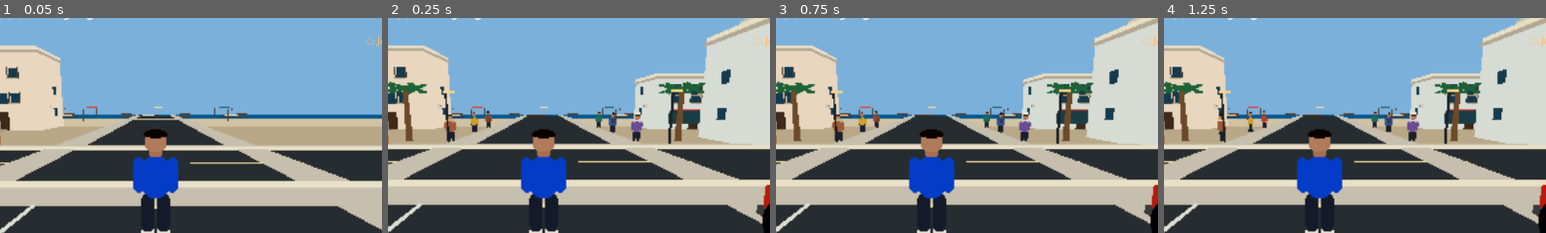
Above: before the commit, frames 1-4 (left to right).
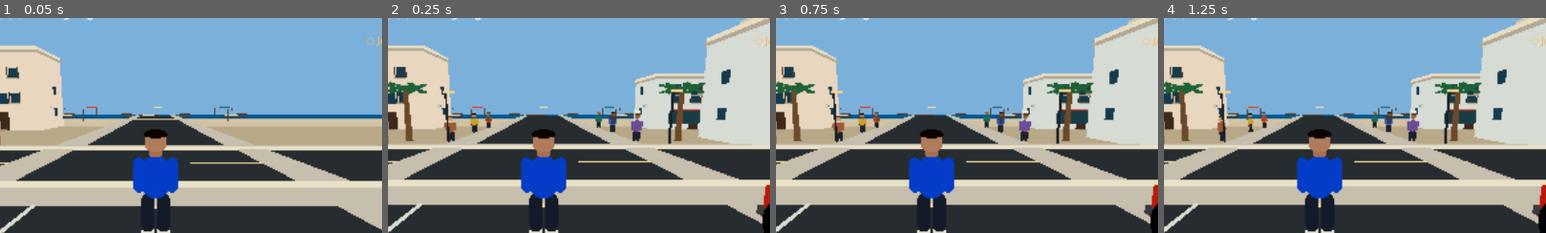
Above: after the commit, the same moments.

Repository: stevennpllk-crypto/REAL-LIFE-MAHDIA
Game: Godot game, scene res://scenes/Main.tscn
Two runs of this game, one before a commit and one after it. Both use one fixed random seed, a clock stepped at 60 frames per second and the inputs below.
Inputs (mouse positions are % of the whole screen's width and height, from its top left):
- Up to frame 1 (0.05 s): no input
- Up to frame 2 (0.25 s): no input
- Up to frame 3 (0.75 s): click (48, 94) at 0.52 s; type "12" at 0.6 s
- Up to frame 4 (1.25 s): no input
The pictures show only the part of the screen within x 30-80%, y 13-63%; the shares and areas given below are measured in that part.

Frame 1 is identical in both runs. In frame 2, 0.3% of the frame differs, in the area x 15-67%, y 42-57%; in frame 3, 0.2%; in frame 4, 0.3%.

Commit message:
Add varied resident appearances and natural social gaze

Diff:
--- a/scripts/npc.gd
+++ b/scripts/npc.gd
@@ -100,11 +100,17 @@
 	visual_root = Node3D.new()
 	visual_root.name = "ResidentVisual"
 	add_child(visual_root)
-	var palette := [Color(0.72, 0.25, 0.16), Color(0.12, 0.42, 0.36), Color(0.82, 0.62, 0.18), Color(0.24, 0.34, 0.62), Color(0.62, 0.35, 0.22), Color(0.42, 0.30, 0.58)]
+	var palette := [Color(0.72, 0.25, 0.16), Color(0.12, 0.42, 0.36), Color(0.82, 0.62, 0.18), Color(0.24, 0.34, 0.62), Color(0.62, 0.35, 0.22), Color(0.42, 0.30, 0.58), Color(0.78, 0.72, 0.58), Color(0.12, 0.22, 0.28)]
+	var skin_palette := [Color(0.48, 0.30, 0.21), Color(0.60, 0.39, 0.28), Color(0.69, 0.48, 0.35), Color(0.76, 0.56, 0.42), Color(0.55, 0.35, 0.25)]
+	var hair_palette := [Color(0.045, 0.035, 0.03), Color(0.13, 0.075, 0.045), Color(0.22, 0.15, 0.09), Color(0.34, 0.25, 0.16)]
 	var shirt: Color = palette[posmod(personal_seed, palette.size())]
+	var skin: Color = skin_palette[posmod(personal_seed * 3 + 1, skin_palette.size())]
+	var hair: Color = hair_palette[posmod(personal_seed * 5 + 2, hair_palette.size())]
+	var height_variation := 0.94 + float(posmod(personal_seed * 7, 13)) * 0.01
+	visual_root.scale = Vector3(1.0, height_variation, 1.0)
 	_part(_capsule(0.255, 0.78), Vector3(0, 1.19, 0), shirt)
-	head_visual = _part(_sphere(0.19, 0.40), Vector3(0, 1.84, 0), Color(0.68, 0.47, 0.34))
-	_part(_sphere(0.198, 0.17), Vector3(0, 1.97, 0.015), Color(0.09, 0.065, 0.05))
+	head_visual = _part(_sphere(0.19, 0.40), Vector3(0, 1.84, 0), skin)
+	_part(_sphere(0.198, 0.17), Vector3(0, 1.97, 0.015), hair)
 	_part(_sphere(0.022, 0.03), Vector3(-0.068, 1.86, -0.175), Color(0.035, 0.025, 0.02))
 	_part(_sphere(0.022, 0.03), Vector3(0.068, 1.86, -0.175), Color(0.035, 0.025, 0.02))
 	_build_occupation_details()
@@ -622,6 +628,13 @@
 		if is_instance_valid(player) and global_position.distance_to(player.global_position) < 6.0:
 			var toward_player := (player.global_position - global_position).normalized()
 			look_target.y = clampf(atan2(-toward_player.x, -toward_player.z) - rotation.y, -0.42, 0.42)
+		elif ai_state == "socializing":
+			var conversation_partner := _nearest_resident(5.5)
+			if is_instance_valid(conversation_partner):
+				var toward_partner := (conversation_partner.global_position - global_position).normalized()
+				look_target.y = clampf(atan2(-toward_partner.x, -toward_partner.z) - rotation.y, -0.48, 0.48)
+			else:
+				look_target.y = sin(idle_phase * 0.34 + float(personal_seed)) * 0.10
 		else:
 			look_target.y = sin(idle_phase * 0.34 + float(personal_seed)) * 0.10
 		head_visual.rotation.y = lerp_angle(head_visual.rotation.y, look_target.y, 1.0 - exp(-2.2 * delta))
